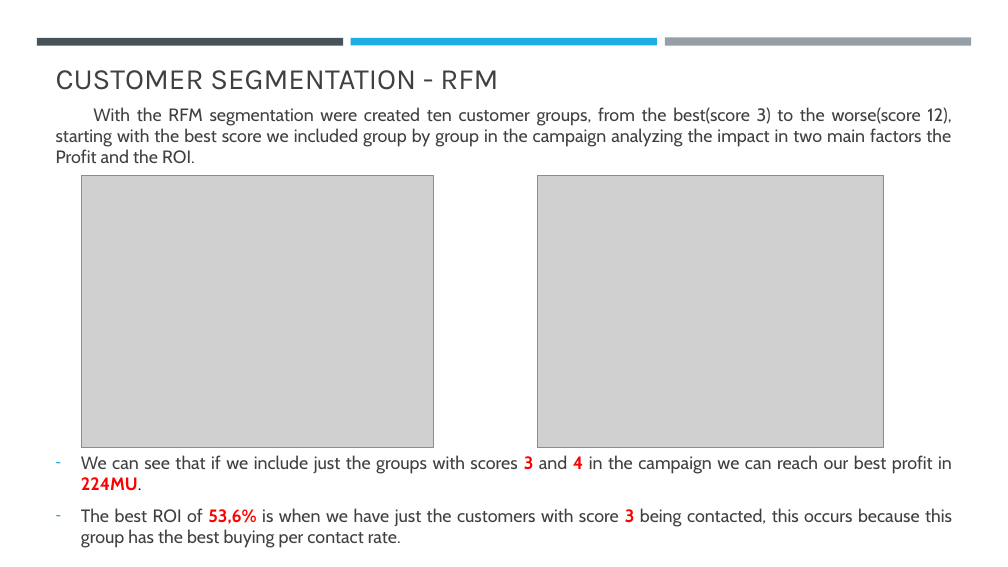
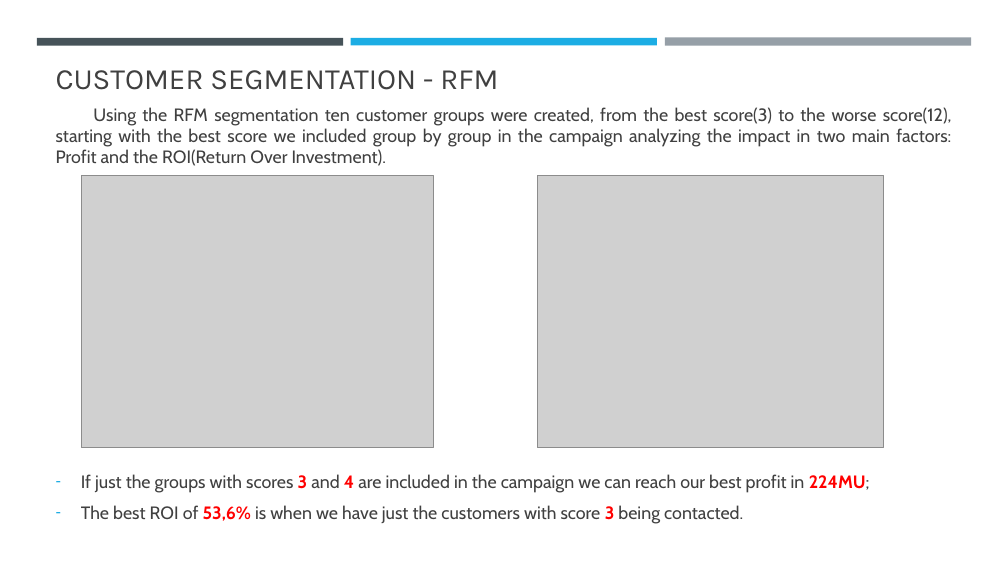
Before and after one commit to fpmacedo/ifood_data_analyst_test, a slide deck: slide 6 of iFood Data Business Analyst Case.pptx (slide 7 before the commit). Drawn at 1008x567 pixels with LibreOffice and Linux fonts; fonts in the diff are those of the drawing; grey boxes stand for pictures. Boxes give left, top, right and bottom in pixels: in the first picture for what was removed or moved away, otherwise in the second. Text is boxed around its words. In the diff, an @@ line names an element or a change of style, - is before the commit and + after.

```diff
--- a/iFood Data Business Analyst Case.pptx
+++ b/iFood Data Business Analyst Case.pptx
@@ text at <box>56,107,952,166</box>: text changed @@
-With the RFM segmentation were created ten customer groups, from the best(score 3) to the worse(score 12), starting with the best score we included group by group in the campaign analyzing the impact in two main factors the Profit and the ROI.
+Using the RFM segmentation ten customer groups were created, from the best score(3) to the worse score(12), starting with the best score we included group by group in the campaign analyzing the impact in two main factors: Profit and the ROI(Return Over Investment).
@@ text at <box>81,474,870,524</box>: text changed @@
-– We can see that if we include just the groups with scores 3 and 4 in the campaign we can reach our best profit in 224MU.
-– The best ROI of 53,6% is when we have just the customers with score 3 being contacted, this occurs because this group has the best buying per contact rate.
+– If just the groups with scores 3 and 4 are included in the campaign we can reach our best profit in 224MU;
+– The best ROI of 53,6% is when we have just the customers with score 3 being contacted.
```
Also in this commit, not shown: 6 other slides changed, 1 slide added, 2 slides removed, 2 other files.
